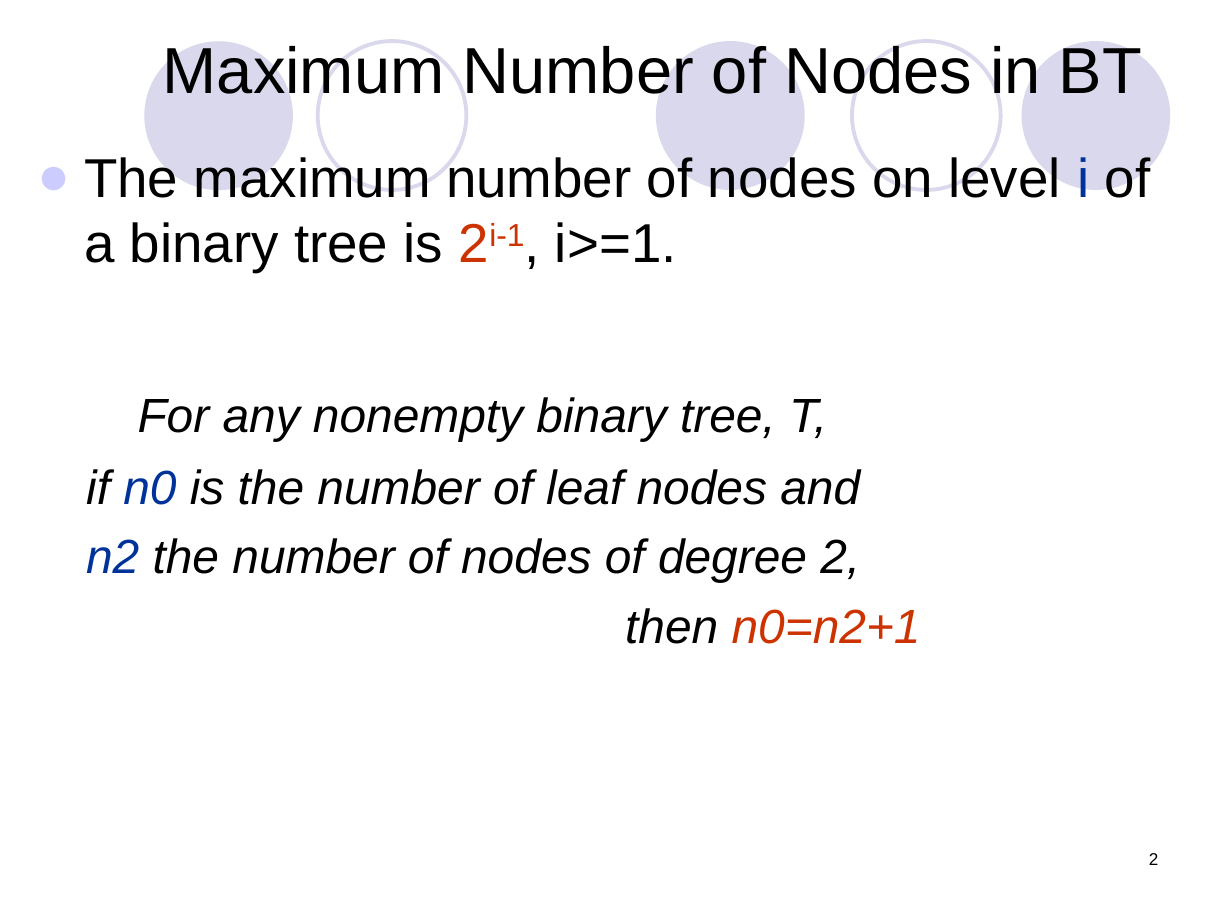
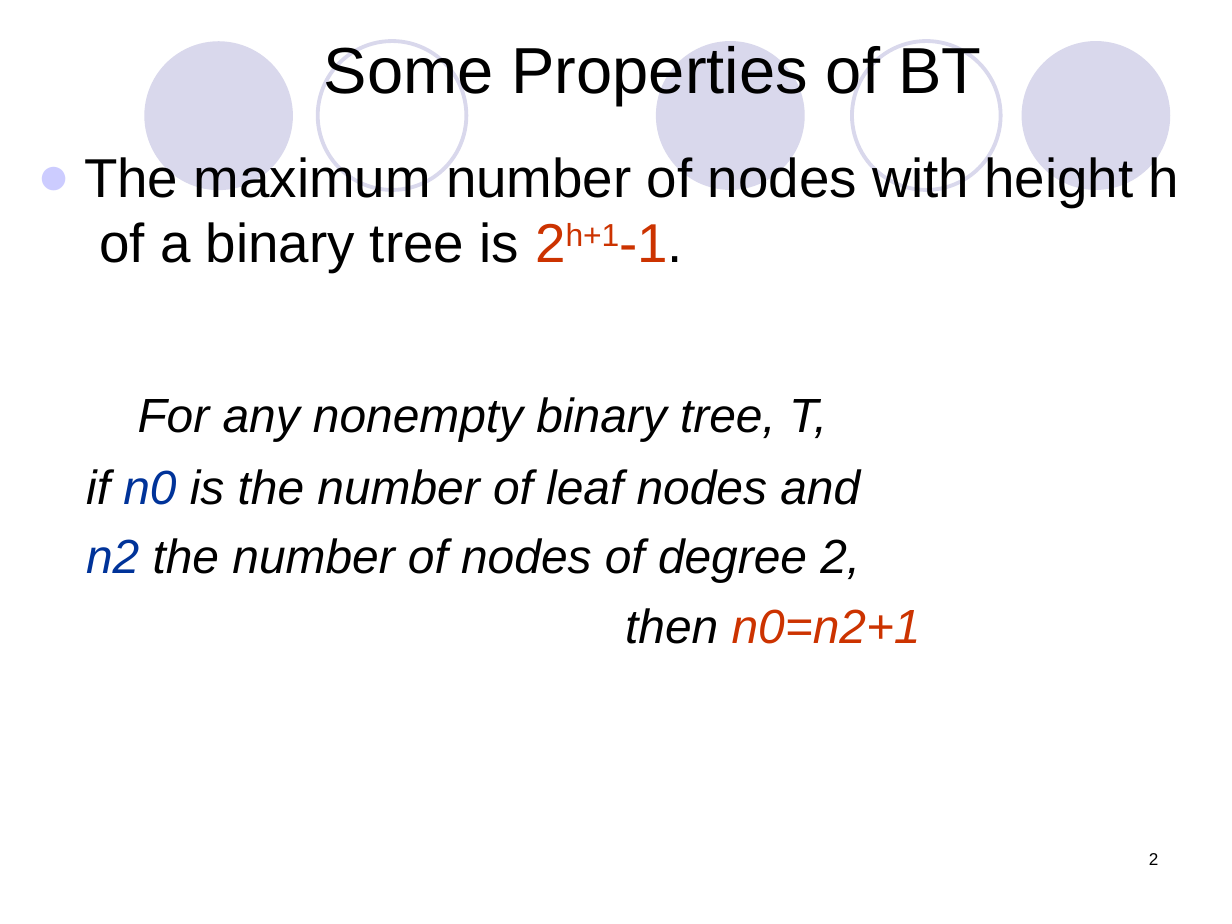
Before and after one commit to Rustam-Z/data-structures-and-algorithms, a slide deck: slide 2 of lecture notes/Threaded_Binary-_TREES.ppt. Drawn at 1232x924 pixels with LibreOffice and Linux fonts; fonts in the diff are those of the drawing. Boxes give left, top, right and bottom in pixels: in the first picture for what was removed or moved away, otherwise in the second. Text is boxed around its words. In the diff, an @@ line names an element or a change of style, - is before the commit and + after.

```diff
--- a/lecture notes/Threaded_Binary-_TREES.ppt
+++ b/lecture notes/Threaded_Binary-_TREES.ppt
@@ text at [324,46,981,106]: text changed @@
-Maximum Number of Nodes in BT
+Some Properties of BT
@@ text at [84,157,1179,272]: text changed @@
-● The maximum number of nodes on level i of a binary tree is 2i-1, i>=1.
+● The maximum number of nodes with height h of a binary tree is 2h+1-1.
```
Also in this commit, not shown: 10 other slides changed, 1 slide added, 2 slides removed, 10 other files.
